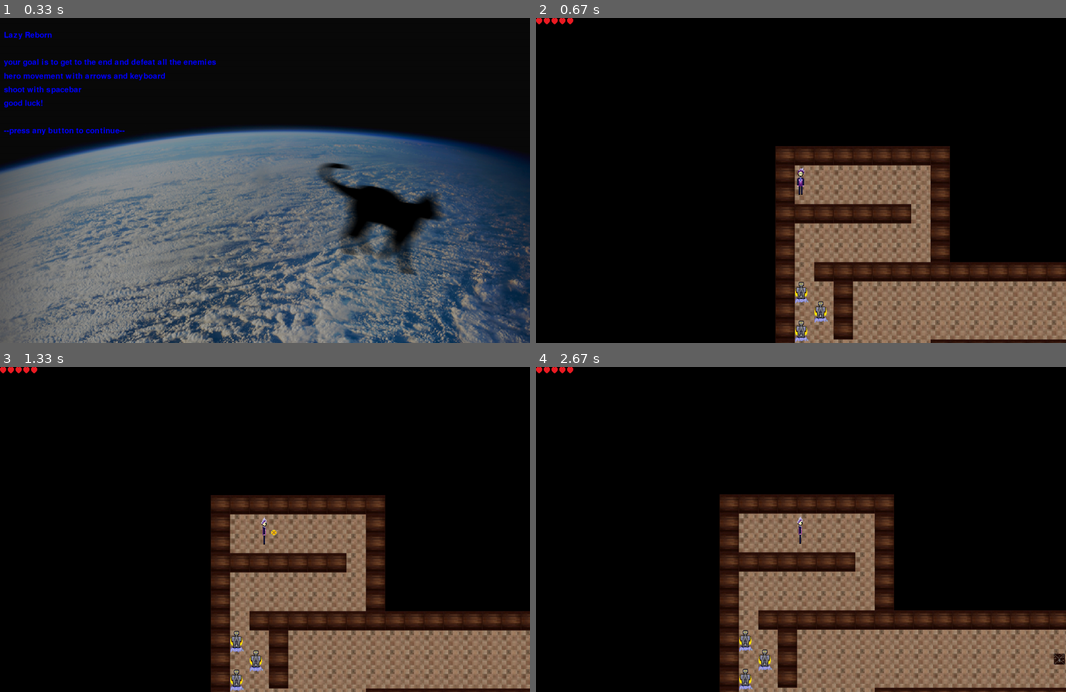
Above: before the commit, frames 1-4 (two rows, left to right).
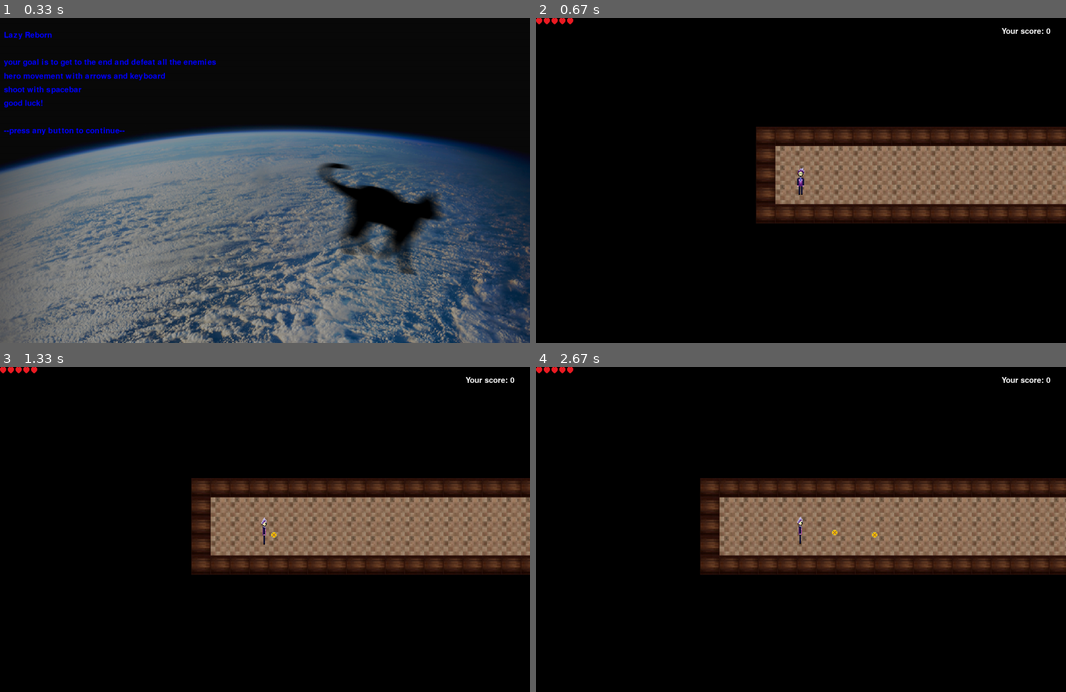
Above: after the commit, the same moments.

Repository: AsabinaDaria/PygameProject
Game: pygame game, started from main.py
The game is run twice, just before and just after one commit, with the same random seed, the same clock (stepped at 60 frames per second) and the same inputs.
Inputs (mouse positions are in pixels of both pictures, inside the frame that each line leads up to):
- Up to frame 1 (0.33 s): no input
- Up to frame 2 (0.67 s): press the mouse at (673, 183) at 0.37 s; move the mouse to (763, 216) at 0.47 s; release the mouse at (854, 252) at 0.6 s
- Up to frame 3 (1.33 s): hold Space 0.67-1.13 s; hold D 0.67-1.13 s; move the mouse to (280, 627) at 0.7 s; hold Esc from 1.17 s (still down); hold D from 1.17 s (still down); move the mouse to (90, 415) at 1.2 s; tap Up at 1.23 s; tap Down at 1.32 s
- Up to frame 4 (2.67 s): tap Up at 1.53 s; release Esc at 1.63 s; release D at 1.63 s; tap F at 1.67, 2.4 s; press the mouse at (673, 532) at 2.03 s; move the mouse to (790, 516) at 2.13 s; release the mouse at (907, 503) at 2.27 s; hold D from 2.33 s (still down); tap Left at 2.48 s

Frame 1 is identical in both runs. In frame 2, 30% of the frame differs, in the area x 41-100%, y 3-100%; in frame 3, 34%; in frame 4, 37%, in the area x 31-100%, y 3-100%.

Commit message:
last one i hope

Diff:
--- /dev/null
+++ b/Data/level_0.txt
@@ -0,0 +1,14 @@
+#########
+#@......#
+#.......#
+#######.#
+#.......#
+#.......#
+#.###################
+#!.#................#
+#.!#.............e..#
+#!.#................#
+#.......#############
+#.......#
+#!......#
+#########
--- /dev/null
+++ b/Data/level_1.txt
@@ -0,0 +1,14 @@
+#########
+#@......#
+#.......#
+#######.#
+#.......#
+#.......#
+#.###################
+#!.#................#
+#.!#.............e..#
+#!.#................#
+#.......#############
+#.......#
+#!.....m#
+#########
--- /dev/null
+++ b/Data/level_2.txt
@@ -0,0 +1,9 @@
+###############
+#e...!...!...e#
+#......!......#
+#.............#
+#.!..!.@.!..!.#
+#.............#
+#......!......#
+#e...!.m.!...e#
+###############
--- /dev/null
+++ b/Data/level_boss.txt
@@ -0,0 +1,5 @@
+############################
+#..........................#
+#.@......................be#
+#..........................#
+############################
--- a/class_basic.py
+++ b/class_basic.py
@@ -6,94 +6,6 @@
 
 clock = pygame.time.Clock()
 screen = pygame.display.set_mode(size)
-
-def pause_screen():
-    intro_text = ["press F to continue"]
-
-    fon = pygame.transform.scale(load_image('nothing.png'), (1500, 1000))
-    screen.blit(fon, (0, 0))
-    font = pygame.font.Font(None, 30)
-    text_coord = 10
-    for line in intro_text:
-        string_rendered = font.render(line, 2, pygame.Color('white'))
-        intro_rect = string_rendered.get_rect()
-        text_coord += 10
-        intro_rect.top = text_coord
-        intro_rect.x = 600
-        text_coord += intro_rect.height
-        screen.blit(string_rendered, intro_rect)
-
-    while True:
-        for event in pygame.event.get():
-            if event.type == pygame.QUIT:
-                pygame.quit()
-                running = False
-            elif event.type == pygame.KEYDOWN:
-                if event.key == 102:
-                    return
-        pygame.display.flip()
-        clock.tick(60)
-
-
-def dead_screen():
-    intro_text = ["You died :("]
-
-    fon = pygame.transform.scale(load_image('nothing.png'), (1500, 1000))
-    screen.blit(fon, (0, 0))
-    font = pygame.font.Font(None, 30)
-    text_coord = 20
-    for line in intro_text:
-        string_rendered = font.render(line, 2, pygame.Color('white'))
-        intro_rect = string_rendered.get_rect()
-        text_coord += 15
-        intro_rect.top = text_coord
-        intro_rect.x = 650
-        text_coord += intro_rect.height
-        screen.blit(string_rendered, intro_rect)
-
-    while True:
-        for event in pygame.event.get():
-            if event.type == pygame.QUIT:
-                pygame.quit()
-                running = False
-            elif event.type == pygame.KEYDOWN or event.type == pygame.MOUSEBUTTONDOWN:
-                pygame.quit()
-                running = False
-        pygame.display.flip()
-        clock.tick(60)
-
-
-def start_screen():
-    intro_text = ["Lazy Reborn", "",
-                  "your goal is to get to the end and defeat all the enemies",
-                  "hero movement with arrows and keyboard",
-                  "shoot with spacebar",
-                  "good luck!",
-                  "",
-                  "--press any button to continue--"]
-
-    fon = pygame.transform.scale(load_image('fon.png'), (1500, 1000))
-    screen.blit(fon, (0, 0))
-    font = pygame.font.Font(None, 30)
-    text_coord = 20
-    for line in intro_text:
-        string_rendered = font.render(line, 2, pygame.Color('blue'))
-        intro_rect = string_rendered.get_rect()
-        text_coord += 15
-        intro_rect.top = text_coord
-        intro_rect.x = 10
-        text_coord += intro_rect.height
-        screen.blit(string_rendered, intro_rect)
-
-    while True:
-        for event in pygame.event.get():
-            if event.type == pygame.QUIT:
-                pygame.quit()
-                running = False
-            elif event.type == pygame.KEYDOWN or event.type == pygame.MOUSEBUTTONDOWN:
-                return
-        pygame.display.flip()
-        clock.tick(60)
 
 
 def load_image(name, colorkey=None):
@@ -126,6 +38,7 @@
         self.alive = True
         self.tics = 0
         self.sp = [0, 20, 40, 60, 80]
+        self.score = 0
 
     def cut_sheet(self, sheet, columns, rows):
         self.rect = pygame.Rect(0, 0, sheet.get_width() // columns,
@@ -203,3 +116,64 @@
             return self.chars[0]
         else:
             return self.chars
+
+    def get_score(self):
+        return self.score
+
+    def change_score(self, n):
+        self.score += n
+
+    def follow_pos(self, pos, move_gg_up, move_gg_down,
+                   move_gg_left, move_gg_right):
+        tar_x, tar_y = pos[0], pos[1]
+        # and abs(tar_y - self.y) < 200 and abs(tar_x - self.x) < 200:
+        if tar_y > self.rect.top:
+            self.rect.top += 2
+            self.y_change(2)
+            move_gg_down = True
+            self.dir_move(move_gg_up, move_gg_down,
+                          move_gg_left, move_gg_right)
+            self.rect.top += 2
+            if pygame.sprite.spritecollideany(self, no_go_tiles_group):
+                self.rect.top -= 2
+                self.y_change(-2)
+            self.rect.top -= 2
+        # and abs(tar_y - self.y) < 200 and abs(tar_x - self.x) < 200:
+        elif tar_y < self.rect.top:
+            self.rect.top -= 2
+            self.y_change(-2)
+            move_gg_up = True
+            self.dir_move(move_gg_up, move_gg_down,
+                          move_gg_left, move_gg_right)
+            self.rect.top -= 2
+            if pygame.sprite.spritecollideany(self, no_go_tiles_group):
+                self.rect.top += 2
+                self.y_change(+2)
+            self.rect.top += 2
+        # and abs(tar_x - self.x) < 200 and abs(tar_y - self.y) < 200:
+        if tar_x - 40 > self.rect.left:
+            self.rect.left += 2
+            self.x_change(2)
+            move_gg_right = True
+            self.dir_move(move_gg_up, move_gg_down,
+                          move_gg_left, move_gg_right)
+            self.rect.left += 2
+            if pygame.sprite.spritecollideany(self, no_go_tiles_group):
+                self.rect.left -= 2
+                self.x_change(-2)
+            self.rect.left -= 2
+        # and abs(tar_x - self.x) < 200 and abs(tar_y - self.y) < 200:
+        elif tar_x + 40 < self.rect.left:
+            self.rect.left -= 2
+            self.x_change(-2)
+            move_gg_left = True
+            self.dir_move(move_gg_up, move_gg_down,
+                          move_gg_left, move_gg_right)
+            self.rect.left -= 2
+            if pygame.sprite.spritecollideany(self, no_go_tiles_group):
+                self.rect.left += 2
+                self.x_change(+2)
+            self.rect.left += 2
+
+    def get_cur_frame(self):
+        return self.cur_frame
--- /dev/null
+++ b/class_end_level_tile.py
@@ -0,0 +1,18 @@
+import pygame
+from pygame.color import Color
+from pygame import *
+import os
+from constants import *
+from class_basic import *
+from class_no_go_tile import *
+
+
+class End_level_tile(pygame.sprite.Sprite):
+    def __init__(self, tile_type, pos_x, pos_y):
+        super().__init__(end_level_tiles_group, all_sprites)
+        self.image = load_image('end_level_locked_door.jpg')
+        self.rect = self.image.get_rect().move(tile_width * pos_x, tile_height * pos_y)
+        self.mask = pygame.mask.from_surface(self.image)
+
+    def unlock_door(self):
+        self.image = load_image('end_level_unlocked_door.jpg')
--- a/class_enemy.py
+++ b/class_enemy.py
@@ -54,8 +54,8 @@
                 #    self.x_change(+1)
                 #self.rect.left += 1
 
-            if (tar_y - 40 <= self.y and tar_y + 40 >= self.y
-                    and tar_x - 40 <= self.x and tar_x + 40 >= self.x):
+            if (tar_y - 40 <= self.y and tar_y + 40 >= self.y and
+                    tar_x - 40 <= self.x and tar_x + 40 >= self.x):
                 if self.tics + 500 < pygame.time.get_ticks():
                     self.tics = pygame.time.get_ticks()
                     self.hit = pygame.mixer.Sound("Data/hit.wav")
@@ -63,7 +63,7 @@
                     self.ht = self.counter_hp()
                     if self.alive:
                         self.heart = Heart(load_image("dead_heart.jpg", Color('white')), 1, 1,
-                                       self.ht, 0)
+                                           self.ht, 0)
 
     def counter_hp(self):
         if self.sp:
@@ -104,9 +104,7 @@
     def get_hitted(self):
         self.chars[1] -= 1
         if self.chars[1] == 0:
-            self.rect.left -= 900
-            self.rect.top -= 900
-            self.alive = False
+            self.kill()
 
     def is_alive(self):
         return(self.alive)
--- /dev/null
+++ b/class_medpack.py
@@ -0,0 +1,20 @@
+from constants import *
+from class_basic import *
+from heart import *
+
+
+class Medpack(Basic):
+    def used(self):
+        for sprite in hearts_group:
+            self.kill()
+            heart1 = Heart(load_image("heart.jpg", Color('white')), 1, 1,
+                           0, 0)
+            heart2 = Heart(load_image("heart.jpg", Color('white')), 1, 1,
+                           20, 0)
+            heart3 = Heart(load_image("heart.jpg", Color('white')), 1, 1,
+                           40, 0)
+            heart4 = Heart(load_image("heart.jpg", Color('white')), 1, 1,
+                           60, 0)
+            heart5 = Heart(load_image("heart.jpg", Color('white')), 1, 1,
+                           80, 0)
+        self.kill()
--- a/constants.py
+++ b/constants.py
@@ -25,7 +25,8 @@
 bullets_group = pygame.sprite.Group()
 mels_group = pygame.sprite.Group()
 hearts_group = pygame.sprite.Group()
+end_level_tiles_group = pygame.sprite.Group()
+items_group = pygame.sprite.Group()
 
 # для клеточного поля
 tile_width = tile_height = 50
-mouse_flag = False
--- a/functions.py
+++ b/functions.py
@@ -10,6 +10,8 @@
 from class_no_go_tile import *
 from class_player_dote import *
 from class_tile import *
+from class_end_level_tile import *
+from class_medpack import *
 #
 
 
@@ -57,23 +59,31 @@
         for x in range(len(level[y])):
             if level[y][x] == '.':
                 Tile('empty', x, y)
-            elif level[y][x] == 'n':
+            elif level[y][x] == ' ':
                 Tile('nothing', x, y)
+            elif level[y][x] == 'm':
+                Tile('empty', x, y)
+                new_medpack = Medpack(load_image(
+                    "medpack.jpg", Color('White')), 1, 1, x * 50, y * 50)
+                new_medpack.add(items_group)
             elif level[y][x] == '#':
                 No_go_tile('wall', x, y)
             elif level[y][x] == 'e':
-                No_go_tile('end_level_locked_door', x, y)
+                End_level_tile('end_level_locked_door', x, y)
             elif level[y][x] == '@':
                 Tile('empty', x, y)
                 new_player = Gg(load_image(
                     "just_dote.jpg", Color('White')), 4, 1, x * 50, y * 50, ['basic'])
                 new_player.add(player_group)
-                player_dote = Player_dote(load_image(
-                    'player_dote.jpg'), 1, 1, x * 50, y * 50)
             elif level[y][x] == '!':
                 Tile('empty', x, y)
                 new_enemy = Enemy(load_image(
                     "mar.png", Color('White')), 4, 1, x * 50, y * 50, ['mel', 2])
+                new_enemy.add(enemy_group)
+            elif level[y][x] == 'b':
+                Tile('empty', x, y)
+                new_enemy = Enemy(load_image(
+                    "boss.jpg", Color('White')), 1, 1, x * 50, y * 50, ['mel', 20])
                 new_enemy.add(enemy_group)
 
     heart1 = Heart(load_image("heart.jpg", Color('white')), 1, 1,
@@ -88,4 +98,93 @@
                    80, 0)
 
     # вернем игрока, а также размер поля в клетках
-    return new_player, no_go_dotes, x, y
+    return new_player, x, y
+
+
+def pause_screen():
+    intro_text = ["press F to continue"]
+
+    fon = pygame.transform.scale(load_image('nothing.png'), (1500, 1000))
+    screen.blit(fon, (0, 0))
+    font = pygame.font.Font(None, 30)
+    text_coord = 10
+    for line in intro_text:
+        string_rendered = font.render(line, 2, pygame.Color('white'))
+        intro_rect = string_rendered.get_rect()
+        text_coord += 10
+        intro_rect.top = text_coord
+        intro_rect.x = 600
+        text_coord += intro_rect.height
+        screen.blit(string_rendered, intro_rect)
+
+    while True:
+        for event in pygame.event.get():
+            if event.type == pygame.QUIT:
+                pygame.quit()
+                running = False
+            elif event.type == pygame.KEYDOWN:
+                if event.key == 102:
+                    return
+        pygame.display.flip()
+        clock.tick(60)
+
+
+def dead_screen():
+    intro_text = ["You died :("]
+
+    fon = pygame.transform.scale(load_image('nothing.png'), (1500, 1000))
+    screen.blit(fon, (0, 0))
+    font = pygame.font.Font(None, 30)
+    text_coord = 20
+    for line in intro_text:
+        string_rendered = font.render(line, 2, pygame.Color('white'))
+        intro_rect = string_rendered.get_rect()
+        text_coord += 15
+        intro_rect.top = text_coord
+        intro_rect.x = 650
+        text_coord += intro_rect.height
+        screen.blit(string_rendered, intro_rect)
+
+    while True:
+        for event in pygame.event.get():
+            if event.type == pygame.QUIT:
+                pygame.quit()
+                running = False
+            elif event.type == pygame.KEYDOWN or event.type == pygame.MOUSEBUTTONDOWN:
+                pygame.quit()
+                running = False
+        pygame.display.flip()
+        clock.tick(60)
+
+
+def start_screen():
+    intro_text = ["Lazy Reborn", "",
+                  "your goal is to get to the end and defeat all the enemies",
+                  "hero movement with arrows and keyboard",
+                  "shoot with spacebar",
+                  "good luck!",
+                  "",
+                  "--press any button to continue--"]
+
+    fon = pygame.transform.scale(load_image('fon.png'), (1500, 1000))
+    screen.blit(fon, (0, 0))
+    font = pygame.font.Font(None, 30)
+    text_coord = 20
+    for line in intro_text:
+        string_rendered = font.render(line, 2, pygame.Color('blue'))
+        intro_rect = string_rendered.get_rect()
+        text_coord += 15
+        intro_rect.top = text_coord
+        intro_rect.x = 10
+        text_coord += intro_rect.height
+        screen.blit(string_rendered, intro_rect)
+
+    while True:
+        for event in pygame.event.get():
+            if event.type == pygame.QUIT:
+                pygame.quit()
+                running = False
+            elif event.type == pygame.KEYDOWN or event.type == pygame.MOUSEBUTTONDOWN:
+                return
+        pygame.display.flip()
+        clock.tick(60)
--- a/main.py
+++ b/main.py
@@ -1,3 +1,4 @@
+import random
 import pygame
 from pygame.color import Color
 from pygame import *
@@ -18,13 +19,16 @@
 clock = pygame.time.Clock()
 screen = pygame.display.set_mode(size)
 
-lvl = load_level('level.txt')
-player, no_go_dotes, width, height = generate_level(lvl)
+level_list = 0, 1, 2, 'boss'
+lvl = load_level(f'level_{random.choice(level_list)}.txt')
+player, width, height = generate_level(lvl)
+mouse_pos = 0, 0
 i = 0
 direction = None
 kind_of_pew = 'basic'
 hero_speed = 2
-level_n = 1
+score = 0
+control_type = 1
 
 pygame.mixer.music.load("Data/soundtr.wav")
 pygame.mixer.music.play(loops=-1)
@@ -38,7 +42,7 @@
     for event in pygame.event.get():
         if event.type == pygame.QUIT:
             running = False
-        if event.type == pygame.KEYDOWN:
+        if event.type == pygame.KEYDOWN and control_type == 1:
             if event.key == 97 or event.key == 276:
                 move_gg_left = True
                 player.dir_move(move_gg_up, move_gg_down,
@@ -56,7 +60,7 @@
                 player.dir_move(move_gg_up, move_gg_down,
                                 move_gg_left, move_gg_right)
 
-        if event.type == pygame.KEYUP:
+        if event.type == pygame.KEYUP and control_type == 1:
             if event.key == 119 or event.key == 273:
                 move_gg_up = False
                 player.dir_move(move_gg_up, move_gg_down,
@@ -74,16 +78,33 @@
                 player.dir_move(move_gg_up, move_gg_down,
                                 move_gg_left, move_gg_right)
 
-
-            if event.key == 32:
+            if event.key == 32 and control_type == 1:
                 pewpew.play()
                 player.make_pew(player.get_chars('kind_of_pew'), hero_pos, move_gg_up, move_gg_down,
                                 move_gg_left, move_gg_right)
 
             if event.key == K_ESCAPE:
                 pause_screen()
-
-                # player.get_pos()
+        if event.type == pygame.MOUSEMOTION and control_type == 2:
+            mouse_pos = event.pos
+
+        if event.type == pygame.MOUSEBUTTONDOWN:
+            cur_frame = player.get_cur_frame()
+            pewpew.play()
+            if cur_frame == 0:
+                player.make_pew(player.get_chars('kind_of_pew'), hero_pos, False, True,
+                                False, False)
+            if cur_frame == 1:
+                player.make_pew(player.get_chars('kind_of_pew'), hero_pos, False, False,
+                                True, False)
+            if cur_frame == 2:
+                player.make_pew(player.get_chars('kind_of_pew'), hero_pos, False, False,
+                                False, True)
+            if cur_frame == 4:
+                player.make_pew(player.get_chars('kind_of_pew'), hero_pos, True, False,
+                                False, False)
+
+            # player.get_pos()
 
     if move_gg_down:
         player.y_change(hero_speed)
@@ -122,34 +143,47 @@
             player.x_change(+hero_speed)
         player.rect.left += hero_speed
     # all_sprites.draw(screen)
+    end_level_tiles_group.draw(screen)
     tiles_group.draw(screen)
     no_go_tiles_group.draw(screen)
+    items_group.draw(screen)
     enemy_group.draw(screen)
     player_group.draw(screen)
     mels_group.draw(screen)
     bullets_group.draw(screen)
     hearts_group.draw(screen)
     camera.update(player)
+    if control_type == 2:
+        player.follow_pos(mouse_pos, move_gg_up, move_gg_down,
+                          move_gg_left, move_gg_right)
+
     for sprite1 in bullets_group:
         for sprite2 in enemy_group:
             if pygame.sprite.collide_mask(sprite1, sprite2):
-                sprite1.rect.left -= 1000
-                sprite1.rect.top -= 1000
-                sprite1.dead()
+                sprite1.kill()
                 sprite2.get_hitted()
+                if not sprite2.is_alive():
+                    player.change_score(1)
     for sprite in bullets_group:
         sprite.update()
         if pygame.sprite.spritecollideany(sprite, no_go_tiles_group):
-            sprite.rect.left -= 1000
-            sprite.rect.top -= 1000
-            sprite.dead()
+            sprite.kill()
     for sprite in enemy_group:
         sprite.update_via_counter(30)
         sprite.follow(player)
+    for sprite in items_group:
+        if pygame.sprite.collide_mask(player, sprite):
+            sprite.used()
+    for sprite in end_level_tiles_group:
+        if pygame.sprite.collide_mask(player, sprite):
+            lvl = load_level(f'level_{random.choice(level_list)}.txt')
+            score += player.get_score()
+            for sprite in all_sprites:
+                sprite.kill()
+            player, width, height = generate_level(lvl)
         # sprite.get_pos()
     for sprite in all_sprites:
         camera.apply(sprite)
-
     end_level_flag = False
     end_level_counter = 0
     for enemy in enemy_group:
@@ -158,10 +192,22 @@
             end_level_counter -= 1
     if end_level_counter == 0:
         end_level_flag = True
-    # if end_level_flag == True
-    # level_n += 1
-    # lvl = load_level('level.txt')
-    # player, width, height = generate_level(lvl)
+    if end_level_flag == True:
+        for sprite in end_level_tiles_group:
+            sprite.unlock_door()
+
+    intro_text = [f"Your score: {player.get_score() + score}"]
+    font = pygame.font.Font(None, 30)
+    text_coord = 20
+    for line in intro_text:
+        string_rendered = font.render(line, 2, pygame.Color('white'))
+        intro_rect = string_rendered.get_rect()
+        text_coord += 5
+        intro_rect.top = text_coord
+        intro_rect.x = 1200
+        text_coord += intro_rect.height
+        screen.blit(string_rendered, intro_rect)
+
     ###
     pygame.display.flip()
     clock.tick(fps)
Binary file added: Data/boss.jpg
Binary file added: Data/just_dote — копия.jpg
Binary file added: Data/medpack.jpg
Not shown, added: Data/soundtr.mp3
Not shown, changed: PygameProject.sublime-workspace
